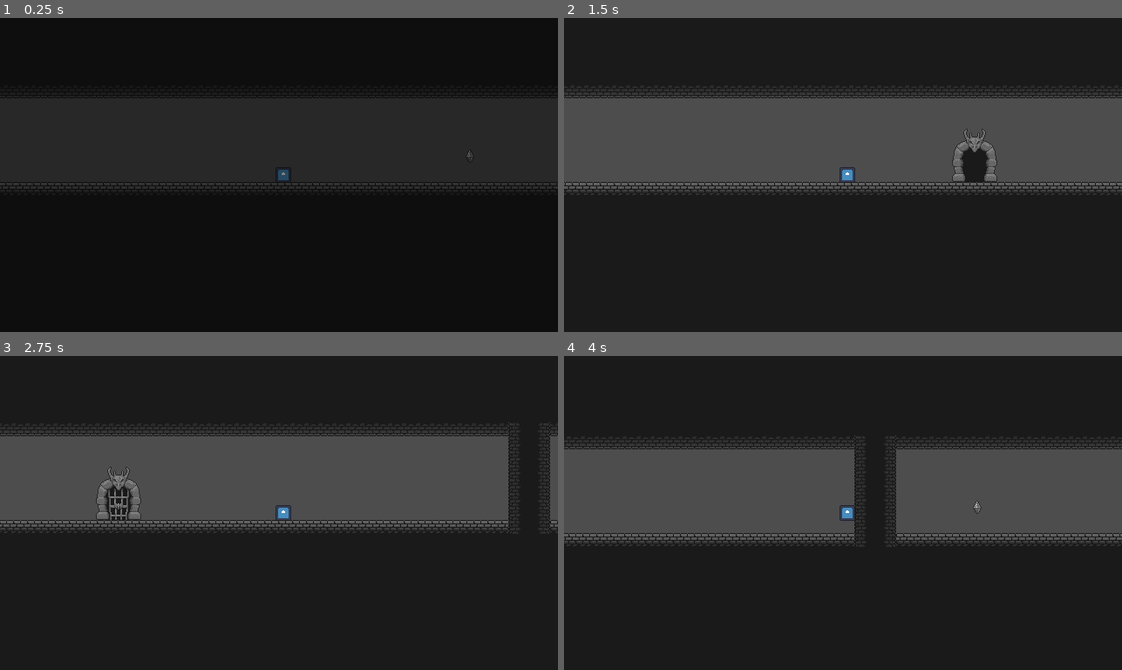
Above: before the commit, frames 1-4 (two rows, left to right).
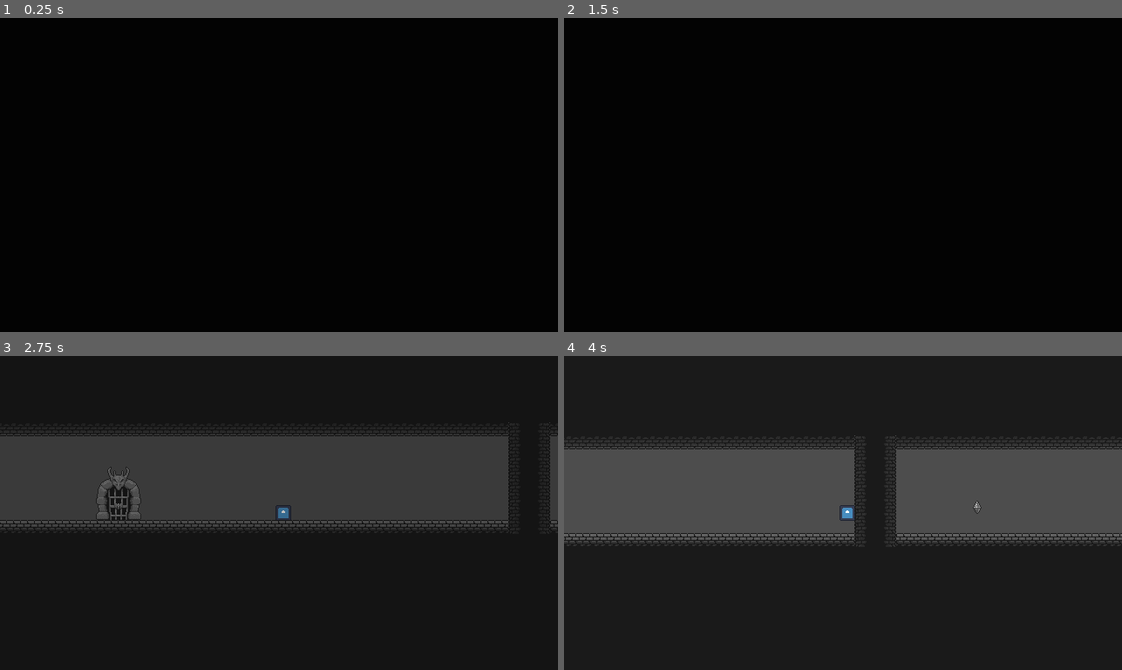
Above: after the commit, the same moments.

Repository: MatthewBL/Gates-and-Gems
Game: Godot game, scene res://scenes/level_manager/level_manager.tscn
Two runs of this game, one before a commit and one after it. Both use one fixed random seed, a clock stepped at 60 frames per second and the inputs below. The engine's default icon, where the game draws it, is replaced by a stand-in: a white triangle on a blue panel in a dark square.
Inputs:
- Up to frame 1 (0.25 s): no input
- Up to frame 2 (1.5 s): tap Enter (ui_accept) at 0.5, 0.77 s; hold Right (ui_right) from 0.53 s (still down); tap E (interact) at 0.6, 1.35 s
- Up to frame 3 (2.75 s): tap Enter (ui_accept) at 1.52 s; release Right (ui_right) at 2.03 s; hold Left (ui_left) from 2.03 s (still down); tap E (interact) at 2.1 s
- Up to frame 4 (4 s): release Left (ui_left) at 2.78 s; hold Right (ui_right) from 2.78 s (still down); tap E (interact) at 2.85, 3.6 s; tap Enter (ui_accept) at 3.02, 3.77 s

The runs differ from the first frame. In frame 1, 29% of the frame differs, in the area x 0-100%, y 24-55%; in frame 2, 31%, in the area x 0-100%, y 21-57%; in frame 3, 0.8%; in frame 4, nothing differs.

Commit message:
Fade in long start

Diff:
--- a/scenes/fade_in_out.tscn
+++ b/scenes/fade_in_out.tscn
@@ -73,11 +73,28 @@
 "values": [Color(1, 1, 1, 0), Color(1, 1, 1, 1)]
 }
 
+[sub_resource type="Animation" id="Animation_ntfos"]
+resource_name = "starting_fade_in"
+length = 3.0000000000000004
+tracks/0/type = "value"
+tracks/0/imported = false
+tracks/0/enabled = true
+tracks/0/path = NodePath("FadeInOut/ColorRect:modulate")
+tracks/0/interp = 1
+tracks/0/loop_wrap = true
+tracks/0/keys = {
+"times": PackedFloat32Array(0, 2, 3),
+"transitions": PackedFloat32Array(1, 1, 1),
+"update": 0,
+"values": [Color(1, 1, 1, 1), Color(1, 1, 1, 1), Color(1, 1, 1, 0)]
+}
+
 [sub_resource type="AnimationLibrary" id="AnimationLibrary_bqmi1"]
 _data = {
 &"RESET": SubResource("Animation_ycf23"),
 &"fade_in": SubResource("Animation_uh3ll"),
-&"fade_out": SubResource("Animation_4lw2e")
+&"fade_out": SubResource("Animation_4lw2e"),
+&"starting_fade_in": SubResource("Animation_ntfos")
 }
 
 [node name="FadeInOut" type="CanvasLayer" unique_id=1018078760]
@@ -91,4 +108,4 @@
 [node name="AnimationPlayer" type="AnimationPlayer" parent="." unique_id=1277212411]
 root_node = NodePath("../..")
 libraries/ = SubResource("AnimationLibrary_bqmi1")
-autoplay = &"fade_in"
+autoplay = &"starting_fade_in"
